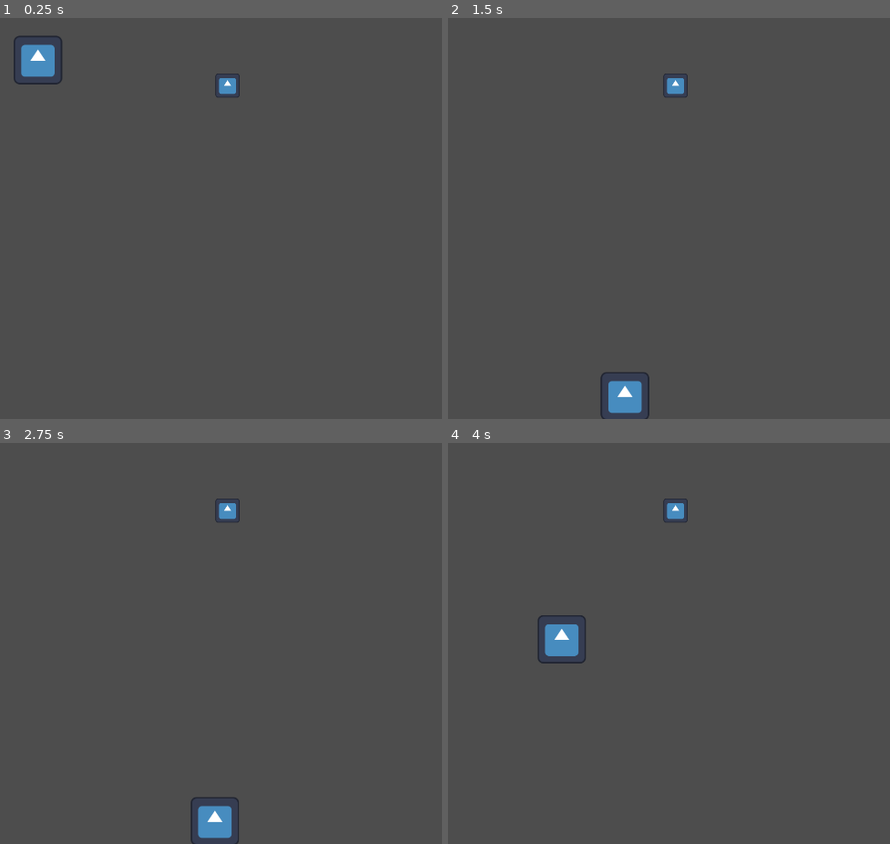
Above: before the commit, frames 1-4 (two rows, left to right).
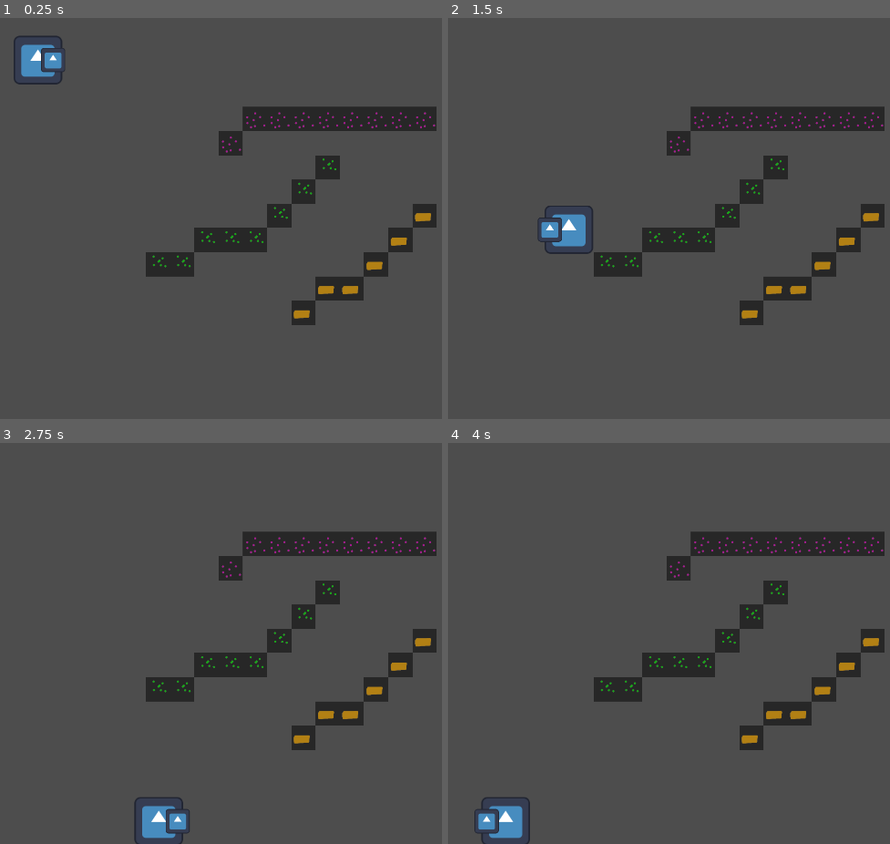
Above: after the commit, the same moments.

Repository: K2rlXYZ/UT-GameJam-23
Game: Godot game, scene res://Scenes/sandbox.tscn
The game is run twice, just before and just after one commit, with the same random seed, the same clock (stepped at 60 frames per second) and the same inputs. The engine's default icon, where the game draws it, is replaced by a stand-in: a white triangle on a blue panel in a dark square.
Inputs:
- Up to frame 1 (0.25 s): no input
- Up to frame 2 (1.5 s): hold D (right) 0.53-1.28 s; hold A (left) from 1.28 s (still down)
- Up to frame 3 (2.75 s): release A (left) at 2.03 s; hold D (right) from 2.03 s (still down)
- Up to frame 4 (4 s): release D (right) at 2.78 s; hold Space (up) 2.78-3.53 s; hold A (left) from 3.53 s (still down)

The runs differ from the first frame. In frame 1, 8.1% of the frame differs, in the area x 9-99%, y 7-77%; in frame 2, 9.5%, in the area x 20-99%, y 13-100%; in frame 3, 9.4%; in frame 4, 9.4%.

Commit message:
More movement reactivness and raycast start

Diff:
--- a/Scenes/Pickaxe.gd
+++ b/Scenes/Pickaxe.gd
@@ -9,4 +9,6 @@
 
 # Called every frame. 'delta' is the elapsed time since the previous frame.
 func _physics_process(delta):
-	Physics.down_accel(self, self.weight, delta)
+	if not self.get_parent() is CharacterBody2D:
+		Physics.down_accel(self, self.weight, delta)
+		move_and_slide()
--- a/Scenes/pickaxe.tscn
+++ b/Scenes/pickaxe.tscn
@@ -8,6 +8,8 @@
 
 [node name="CharacterBody2D_Pickaxe" type="CharacterBody2D"]
 position = Vector2(500, 100)
+collision_layer = 2
+collision_mask = 2
 script = ExtResource("1_q2lcb")
 
 [node name="Sprite2D_Pickaxe" type="Sprite2D" parent="."]
--- a/Scenes/player_character.gd
+++ b/Scenes/player_character.gd
@@ -2,6 +2,14 @@
 
 @export var movement_speed = 400*100
 @export var weight = 1
+@export var jump_speed = 5*100
+var direction = true
+var pickaxe_x_offset = 50
+
+
+
+func jump():
+	velocity.y = -jump_speed*weight
 
 # Get user input and do something with it
 func movement(delta):
@@ -10,9 +18,18 @@
 	velocity.x = movement_speed * (Input.get_action_strength("right") - Input.get_action_strength("left")) * delta
 
 	if Input.is_action_just_pressed("up"):
-		velocity.y = -Physics.gravity
+		jump()
+
+	if Input.is_action_just_pressed("right"):
+		self.get_children(true).filter(func(e): return e is Sprite2D)[0].set_flip_h(true)
+		self.get_children(true).filter(func(e): return e is CharacterBody2D)[0].position.x = pickaxe_x_offset
+	elif Input.is_action_just_pressed("left"):
+		self.get_children(true).filter(func(e): return e is Sprite2D)[0].set_flip_h(false)
+		self.get_children(true).filter(func(e): return e is CharacterBody2D)[0].position.x = -pickaxe_x_offset
 
 	move_and_slide()
+
+
 
 # Called when the node enters the scene tree for the first time.
 func _ready():
--- a/Scenes/player_character.tscn
+++ b/Scenes/player_character.tscn
@@ -1,12 +1,13 @@
-[gd_scene load_steps=4 format=3 uid="uid://jhcxxjphb1ov"]
+[gd_scene load_steps=5 format=3 uid="uid://jhcxxjphb1ov"]
 
 [ext_resource type="Script" path="res://Scenes/player_character.gd" id="1_do68i"]
 [ext_resource type="Texture2D" uid="uid://ua0impr5pswu" path="res://icon.svg" id="2_p0en4"]
+[ext_resource type="PackedScene" uid="uid://deuis415k5koh" path="res://Scenes/pickaxe.tscn" id="3_xp5yy"]
 
 [sub_resource type="RectangleShape2D" id="RectangleShape2D_0a1oi"]
 size = Vector2(120, 120)
 
-[node name="Area2D_PlayerCharacter" type="CharacterBody2D"]
+[node name="CharacterBody2D_PlayerCharacter" type="CharacterBody2D"]
 position = Vector2(100, 100)
 script = ExtResource("1_do68i")
 
@@ -15,3 +16,6 @@
 
 [node name="CollisionShape2D_PlayerCharacter" type="CollisionShape2D" parent="."]
 shape = SubResource("RectangleShape2D_0a1oi")
+
+[node name="CharacterBody2D_Pickaxe" parent="." instance=ExtResource("3_xp5yy")]
+position = Vector2(40, 0)
--- a/Scenes/sandbox.tscn
+++ b/Scenes/sandbox.tscn
@@ -1,8 +1,7 @@
-[gd_scene load_steps=6 format=3 uid="uid://btwiwj6rr37q7"]
+[gd_scene load_steps=5 format=3 uid="uid://btwiwj6rr37q7"]
 
 [ext_resource type="TileSet" uid="uid://dbhny88sxygd2" path="res://Resources/Tilesets/tileset.tres" id="2_rpt32"]
 [ext_resource type="PackedScene" uid="uid://jhcxxjphb1ov" path="res://Scenes/player_character.tscn" id="3_1n3b2"]
-[ext_resource type="PackedScene" uid="uid://deuis415k5koh" path="res://Scenes/pickaxe.tscn" id="4_p71a1"]
 
 [sub_resource type="WorldBoundaryShape2D" id="WorldBoundaryShape2D_wfg4j"]
 normal = Vector2(-0.0126572, 0.99992)
@@ -14,20 +13,17 @@
 [node name="TileMap" type="TileMap" parent="."]
 tile_set = ExtResource("2_rpt32")
 format = 2
+layer_0/tile_data = PackedInt32Array(655366, 65536, 0, 655367, 65536, 0, 589832, 65536, 0, 589833, 65536, 0, 589834, 65536, 0, 524299, 65536, 0, 458764, 65536, 0, 393229, 65536, 0, 786444, 0, 1, 720909, 0, 1, 720910, 0, 1, 655375, 0, 1, 589840, 0, 1, 524305, 0, 1, 262161, 65536, 1, 262160, 65536, 1, 262159, 65536, 1, 262158, 65536, 1, 262157, 65536, 1, 262156, 65536, 1, 262155, 65536, 1, 262154, 65536, 1, 327689, 65536, 1)
 
 [node name="Area2D_PlayerCharacter" parent="." instance=ExtResource("3_1n3b2")]
-movement_speed = 40000
-weight = 1
 
-[node name="Area2D_Pickaxe" parent="." instance=ExtResource("4_p71a1")]
-position = Vector2(600, 200)
+[node name="StaticBody_WorldBoundingBox" type="StaticBody2D" parent="."]
+collision_layer = 65535
 
-[node name="Area2D_WorldBoundingBox" type="StaticBody2D" parent="."]
-
-[node name="CollisionShape2D_Roof" type="CollisionShape2D" parent="Area2D_WorldBoundingBox"]
+[node name="CollisionShape2D_Roof" type="CollisionShape2D" parent="StaticBody_WorldBoundingBox"]
 position = Vector2(960, 0)
 shape = SubResource("WorldBoundaryShape2D_wfg4j")
 
-[node name="CollisionShape2D_Floor" type="CollisionShape2D" parent="Area2D_WorldBoundingBox"]
+[node name="CollisionShape2D_Floor" type="CollisionShape2D" parent="StaticBody_WorldBoundingBox"]
 position = Vector2(960, 1080)
 shape = SubResource("WorldBoundaryShape2D_mou8n")
--- /dev/null
+++ b/Scenes/support_beam.tscn
@@ -0,0 +1,7 @@
+[gd_scene format=3 uid="uid://b2r7xjumc0ddl"]
+
+[node name="CharacterBody2D" type="CharacterBody2D"]
+
+[node name="Sprite2D" type="Sprite2D" parent="."]
+
+[node name="CollisionShape2D" type="CollisionShape2D" parent="."]
